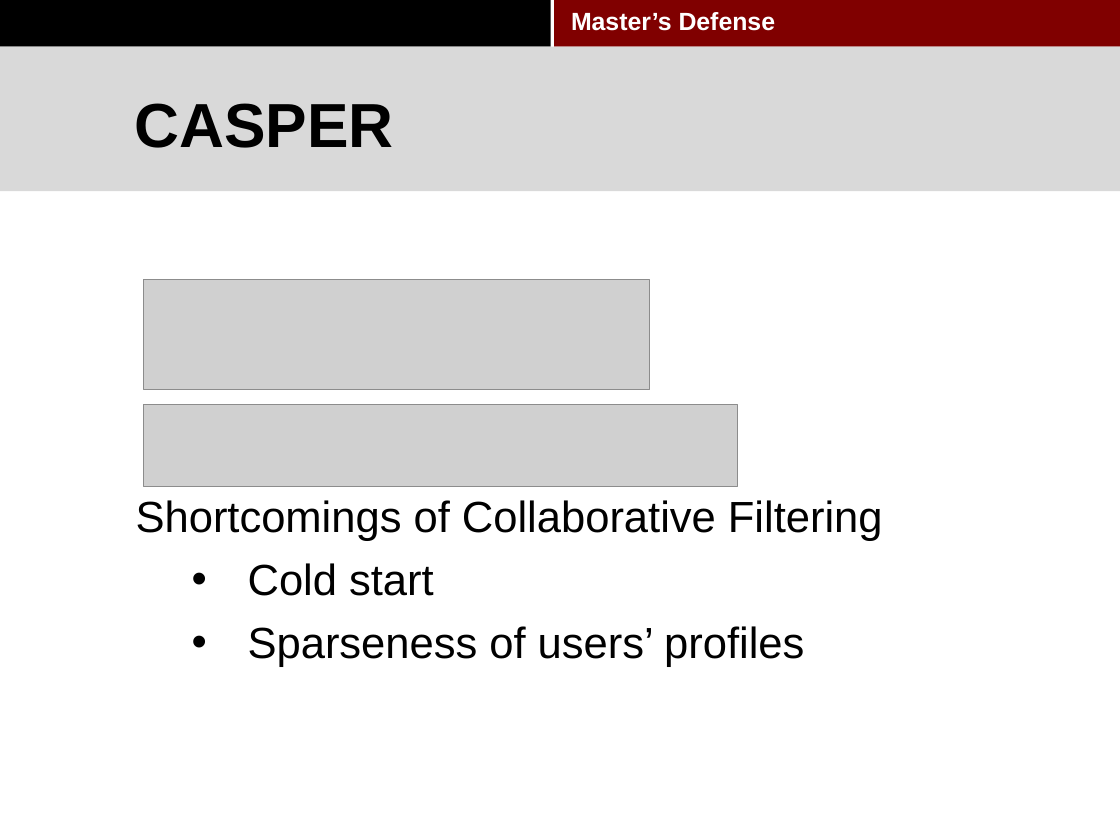
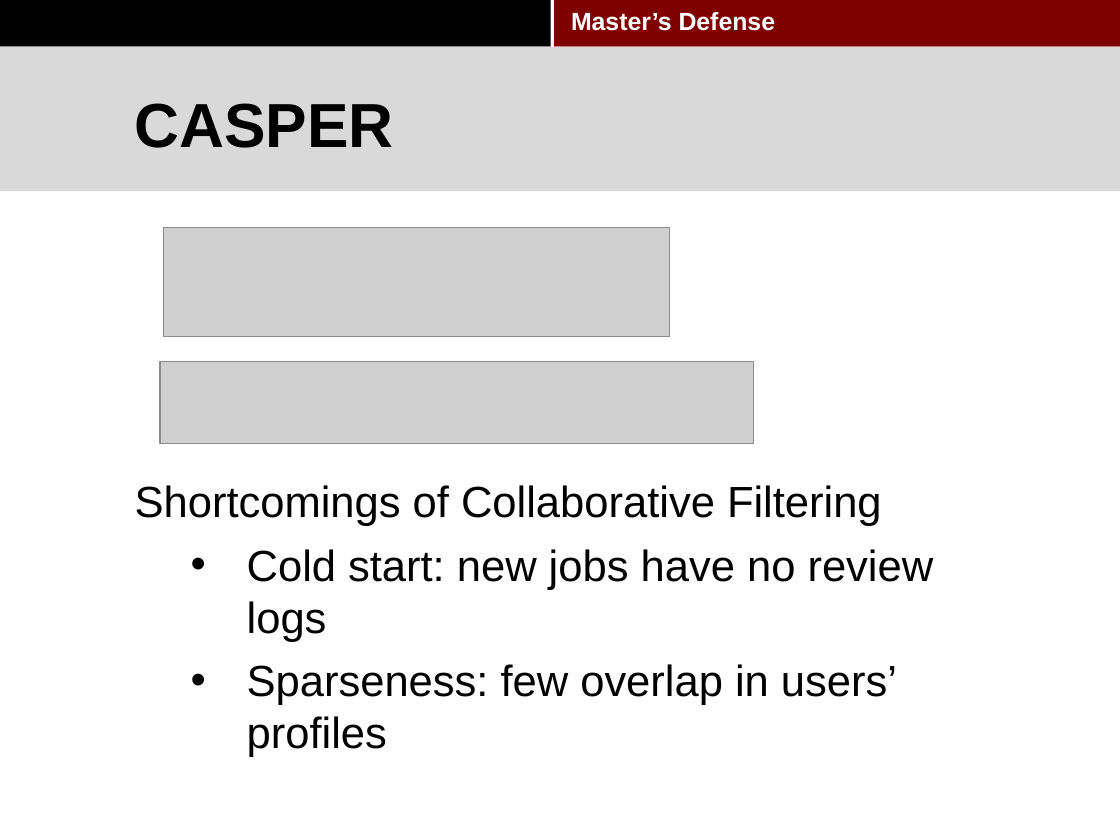
Before and after one commit to pkushiqiang/thesis, a slide deck: slide 11 of media/Master's thesis-2.pptx. Drawn at 1120x840 pixels with LibreOffice and Linux fonts; fonts in the diff are those of the drawing; grey boxes stand for pictures; background and template pictures are left out. Boxes give left, top, right and bottom in pixels: in the first picture for what was removed or moved away, otherwise in the second. Text is boxed around its words. In the diff, an @@ line names an element or a change of style, - is before the commit and + after.

```diff
--- a/media/Master's thesis-2.pptx
+++ b/media/Master's thesis-2.pptx
@@ picture: place and size @@
-picture at box(143, 280, 650, 390)
+picture at box(164, 227, 670, 337)
@@ picture: place and size @@
-picture at box(143, 404, 737, 486)
+picture at box(160, 362, 754, 444)
@@ text "Shortcomings of Collaborative Filtering": place and size @@
-text "Shortcomings of Collaborative Filtering" at box(136, 500, 883, 667)
+text "Shortcomings of Collaborative Filtering" at box(135, 485, 934, 757)
@@ text at box(247, 549, 934, 757): text changed @@
-  • Cold start
-  • Sparseness of users’ profiles
+  • Cold start: new jobs have no review logs
+  • Sparseness: few overlap in users’ profiles
```
Also in this commit, not shown: 2 other slides changed, 5 slides added, 2 slides removed, 2 other files.
